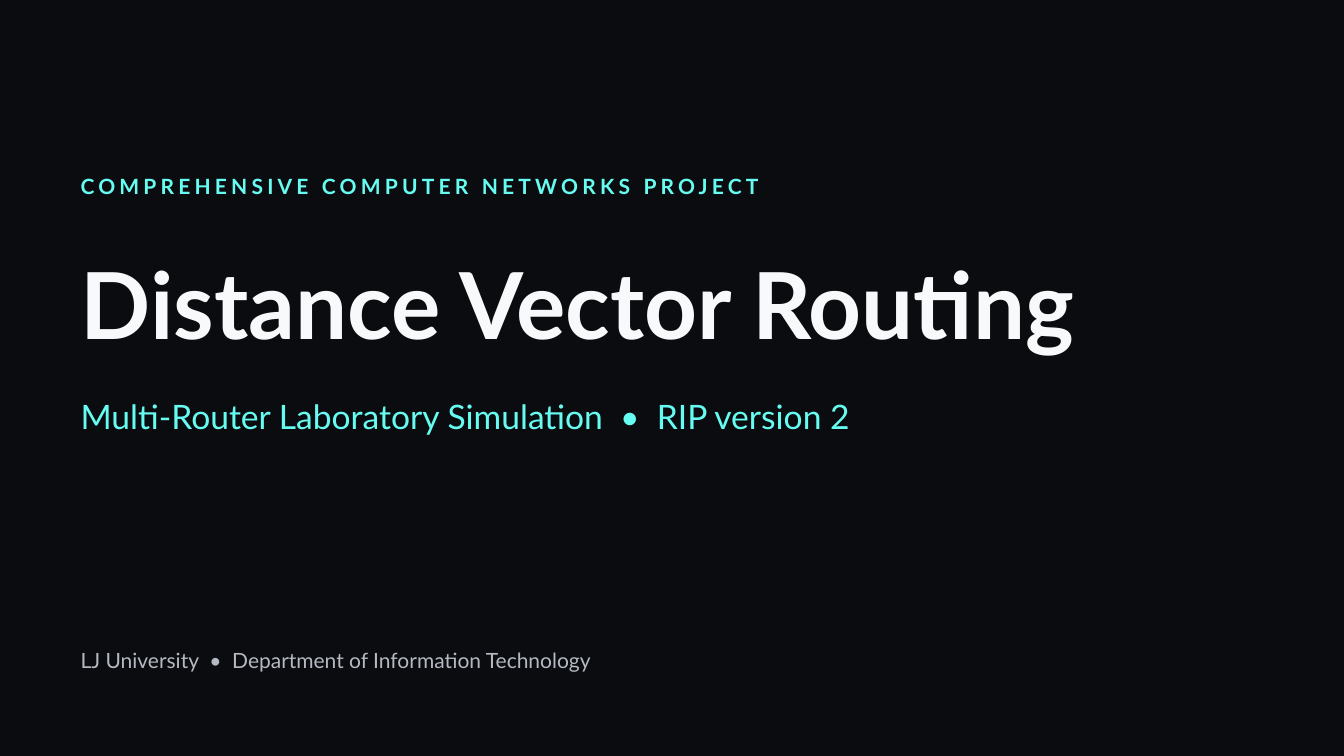
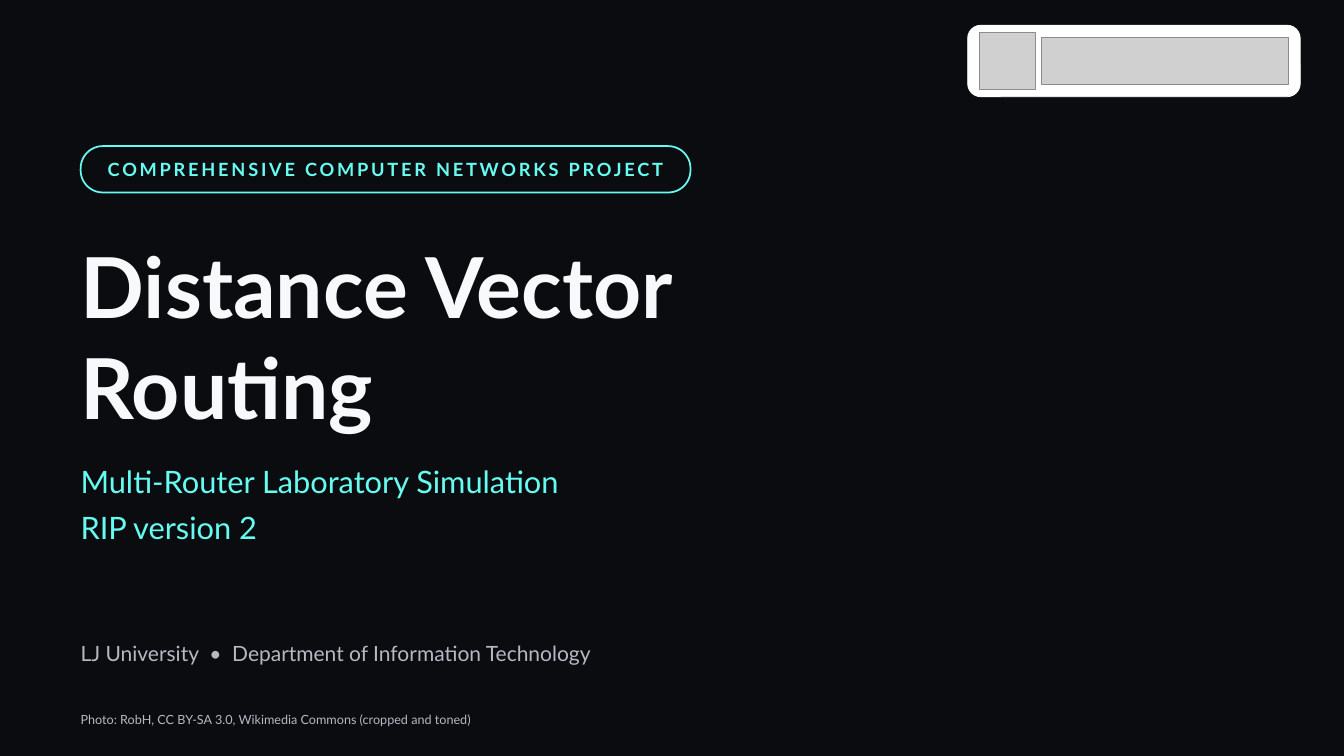
Before and after one commit to ShreeyaBhatt/Distance_Vector_Routing_Packet_Tracer, a slide deck: slide 1 of Distance_Vector_Routing.pptx. Drawn at 1344x756 pixels with LibreOffice and Linux fonts; fonts in the diff are those of the drawing; grey boxes stand for pictures; background and template pictures are left out. Boxes give left, top, right and bottom in pixels: in the first picture for what was removed or moved away, otherwise in the second. Text is boxed around its words. In the diff, an @@ line names an element or a change of style, - is before the commit and + after.

Commit message:
Modernize the deck design
Add toned photos, an editable network diagram, icons, a terminal view of
the routing table and a worked Bellman-Ford example to the Obsidian deck.

```diff
--- a/Distance_Vector_Routing.pptx
+++ b/Distance_Vector_Routing.pptx
@@ rounded rectangle added at box(968, 25, 1301, 97), fill #FFFFFF, outline #FFFFFF 0.5 pt @@
@@ picture added at box(980, 32, 1035, 90) @@
@@ picture added at box(1042, 37, 1289, 85) @@
@@ rounded rectangle "COMPREHENSIVE COMPUTER NETWORKS PROJECT": place and size @@
-rounded rectangle "COMPREHENSIVE COMPUTER NETWORKS PROJECT" at box(81, 178, 759, 194)
+rounded rectangle "COMPREHENSIVE COMPUTER NETWORKS PROJECT" at box(81, 146, 691, 193)
@@ rounded rectangle "COMPREHENSIVE COMPUTER NETWORKS PROJECT" at box(81, 146, 691, 193): size 15 to 13 pt, letter spacing 3 to 2 pt; alignment left to centre; outline none to #66FCF1 1.25 pt @@
@@ title "Distance Vector Routing" at box(81, 255, 672, 434): size 66 to 60 pt @@
@@ text at box(81, 470, 558, 499): text changed; size 24 to 22 pt @@
-Multi-Router Laboratory Simulation • RIP version 2
+Multi-Router Laboratory Simulation
@@ text added at box(81, 516, 257, 540), 22 pt, text #66FCF1 @@
+RIP version 2
@@ text "LJ University • Department of ...": place and size @@
-text "LJ University • Department of ..." at box(81, 652, 591, 672)
+text "LJ University • Department of ..." at box(81, 645, 591, 665)
@@ text added at box(81, 714, 471, 726), 9 pt, text #B4B9C2 @@
+Photo: RobH, CC BY-SA 3.0, Wikimedia Commons (cropped and toned)
```
Also in this commit, not shown: 6 other slides changed.
